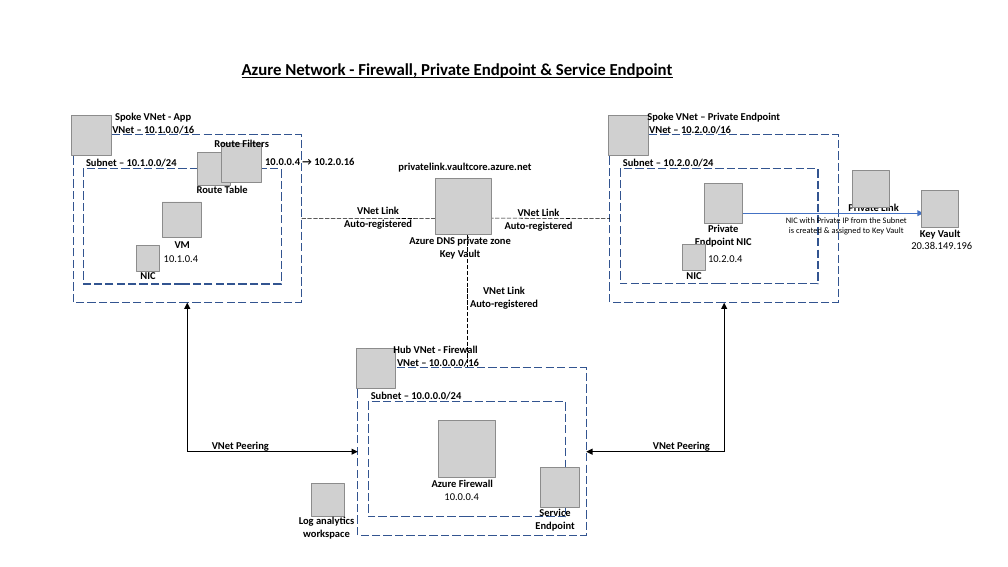
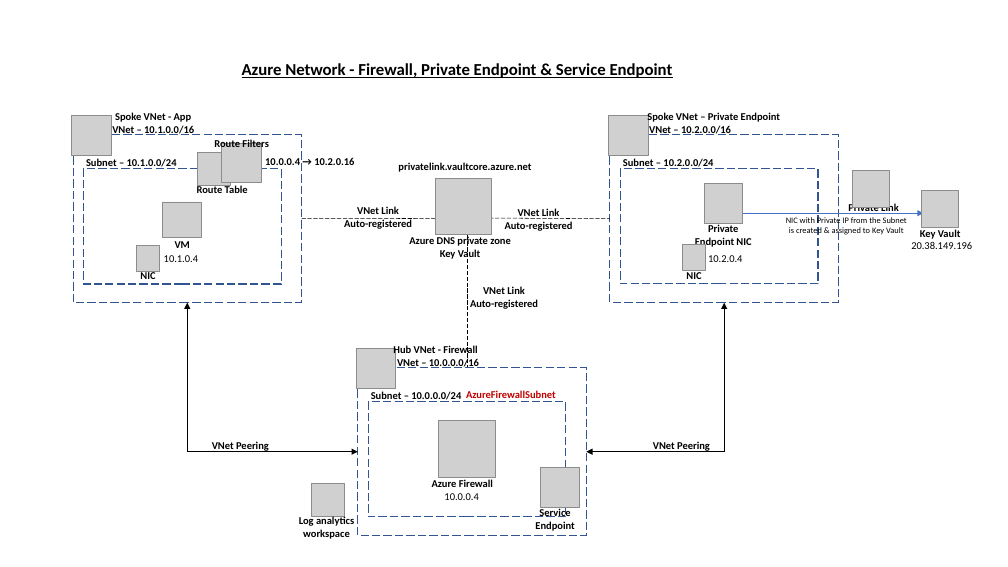
Before and after one commit to abhinabsarkar/az-firewall-pe, a slide deck: slide 1 of images/Azure Firewall.pptx. Drawn at 1008x567 pixels with LibreOffice and Linux fonts; fonts in the diff are those of the drawing; grey boxes stand for pictures. Boxes give left, top, right and bottom in pixels: in the first picture for what was removed or moved away, otherwise in the second. Text is boxed around its words. In the diff, an @@ line names an element or a change of style, - is before the commit and + after.

```diff
--- a/images/Azure Firewall.pptx
+++ b/images/Azure Firewall.pptx
@@ text added at box(466, 390, 556, 398), 10 pt, text #C00000, bold @@
+AzureFirewallSubnet
```
Also in this commit, not shown: 1 other slide changed, 4 other files.
